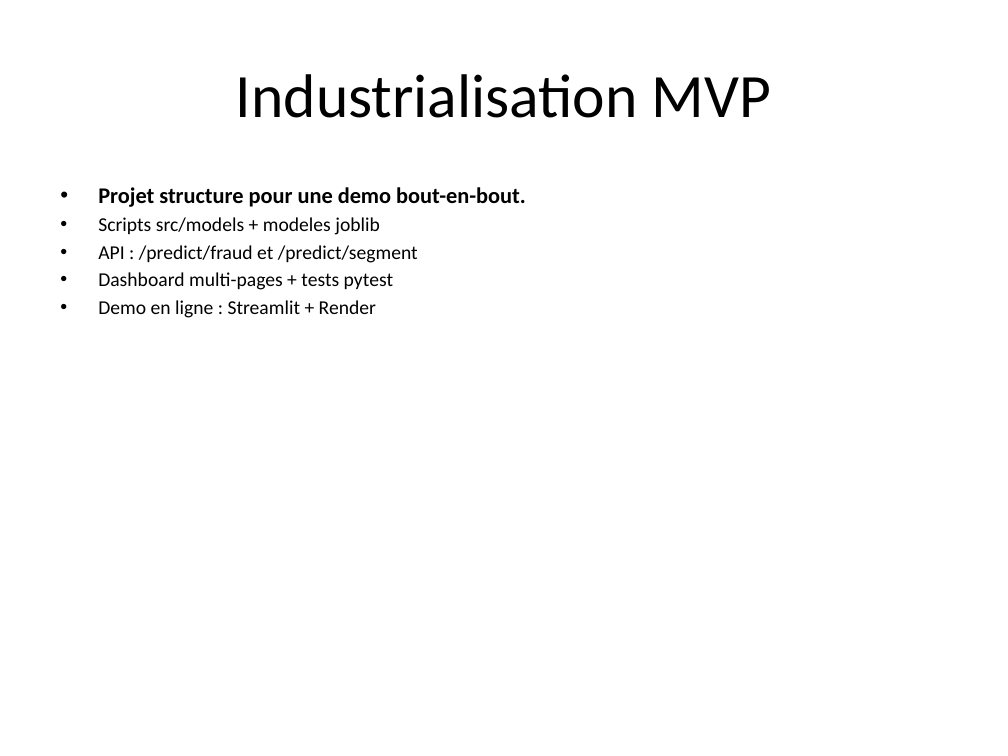
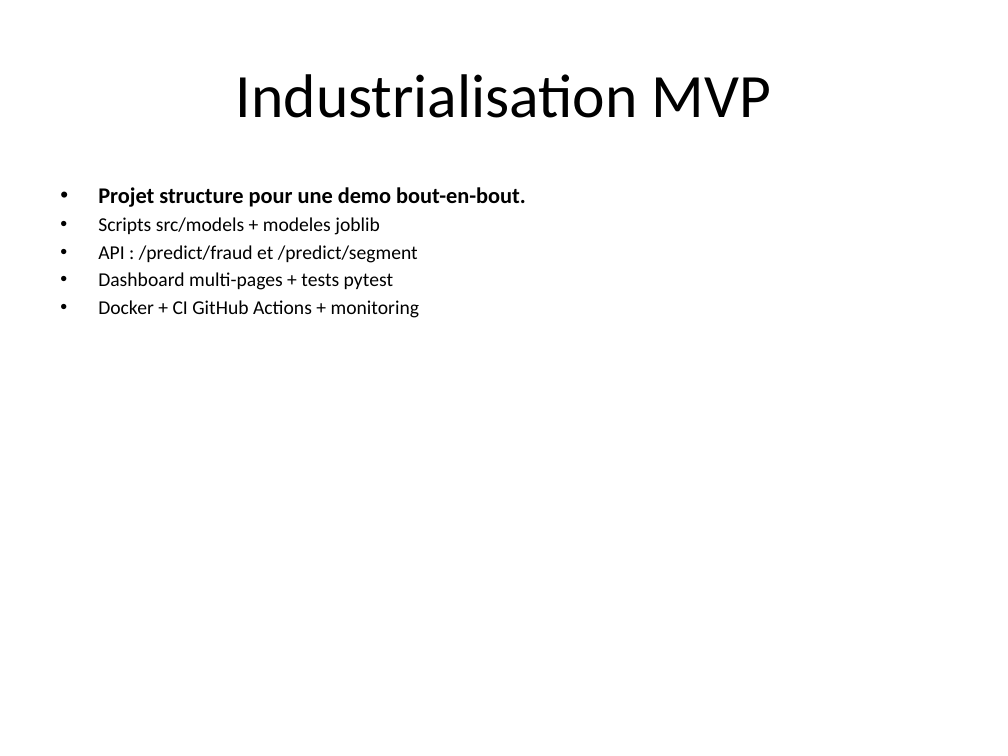
Before and after one commit to itsKokou/projet_ml, a slide deck: slide 11 of reports/presentation_finale.pptx. Drawn at 1008x756 pixels with LibreOffice and Linux fonts; fonts in the diff are those of the drawing. Boxes give left, top, right and bottom in pixels: in the first picture for what was removed or moved away, otherwise in the second. Text is boxed around its words. In the diff, an @@ line names an element or a change of style, - is before the commit and + after.

```diff
--- a/reports/presentation_finale.pptx
+++ b/reports/presentation_finale.pptx
@@ text at (98, 300, 419, 318): text changed @@
-• Demo en ligne : Streamlit + Render
+• Docker + CI GitHub Actions + monitoring
```
Also in this commit, not shown: 5 other slides changed, 51 other files.
